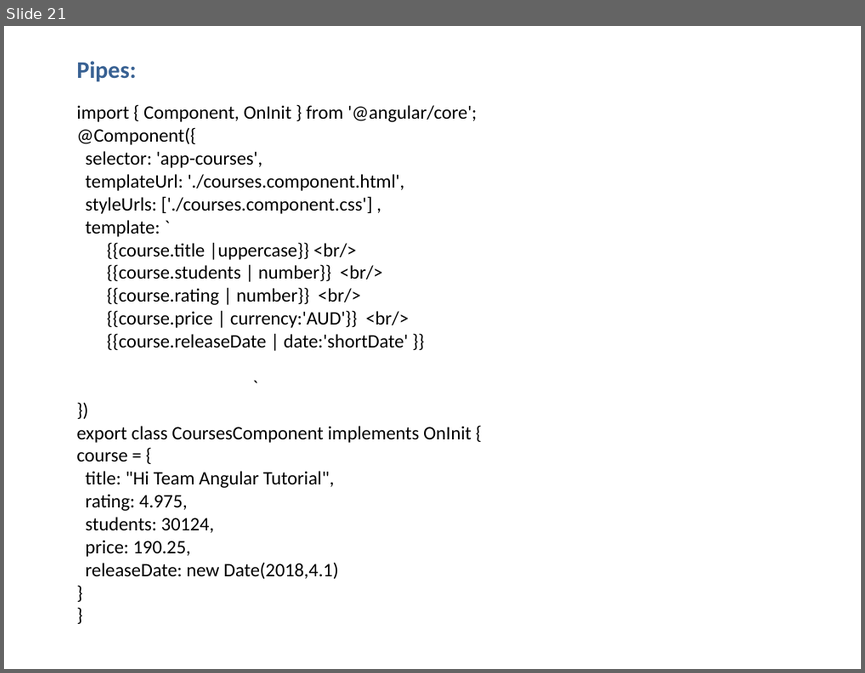
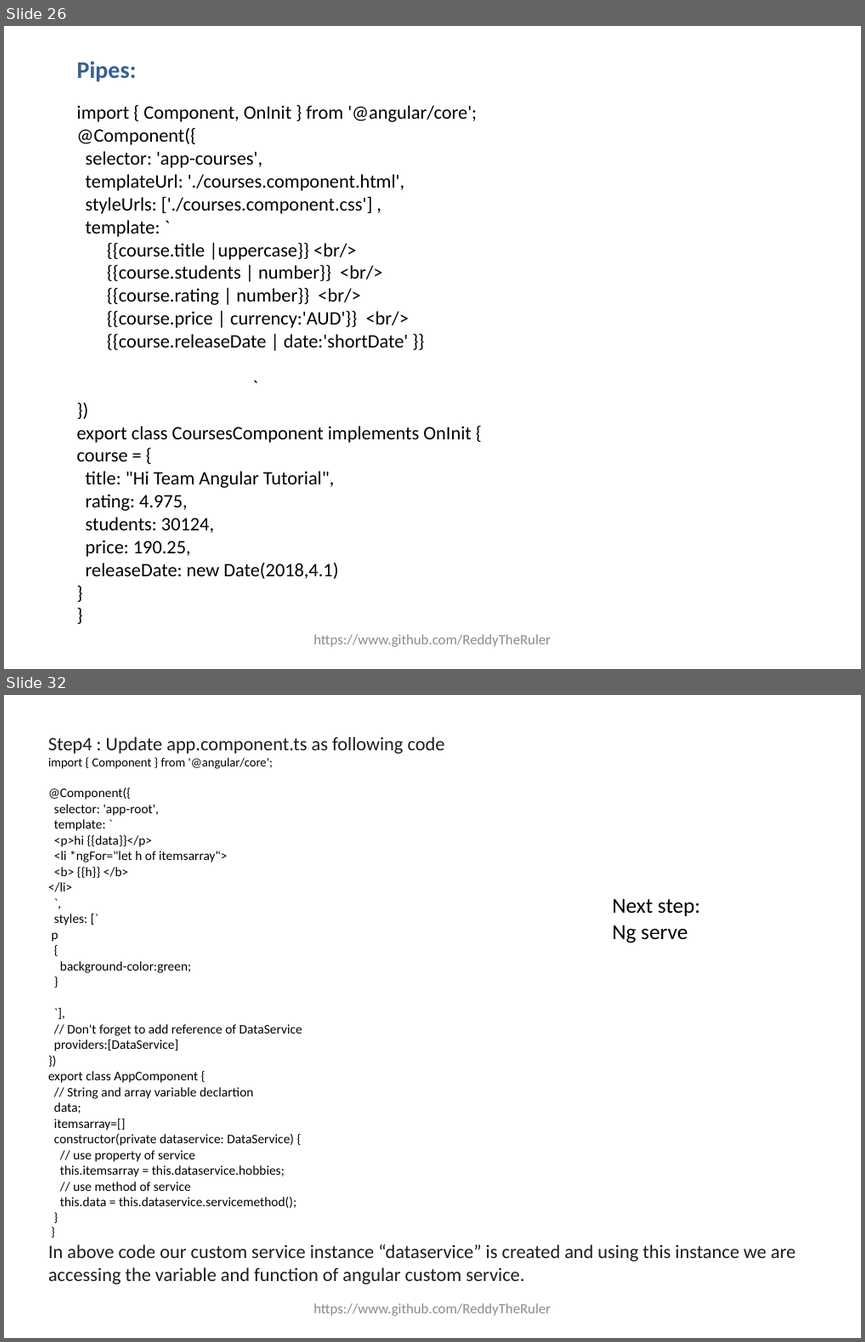
Before and after one commit to ReddyTheruler/Angular, a slide deck: Angular_PPT.pptx. Shown one above the other, each under a label of ours: slide 21 before the commit, slides 26 and 32 after it; the slides between them are not shown. The pictures are 865x673 and 865x1342 pixels, drawn with LibreOffice and Linux fonts; fonts in the diff are those of the drawing. Boxes give left, top, right and bottom in pixels: in the first picture for what was removed or moved away, otherwise in the second. Text is boxed around its words. In the diff, an @@ line names an element or a change of style, - is before the commit and + after.

```diff
--- a/Angular_PPT.pptx
+++ b/Angular_PPT.pptx
@@ slide 32 added at [4,695,861,1338], background #FFFFFF @@
@@ text added at [48,737,795,1284], 11 pt, text #000000 @@
+Step4 : Update app.component.ts as following code
+import { Component } from '@angular/core';
+@Component({
+selector: 'app-root',
+template: `
+<p>hi {{data}}</p>
+<li *ngFor="let h of itemsarray">
+<b> {{h}} </b>
+</li>
+`,
+styles: [`
+p
+{
+background-color:green;
+}
+`],
+// Don't forget to add reference of DataService
+providers:[DataService]
+})
+export class AppComponent {
+// String and array variable declartion
+data;
+itemsarray=[]
+constructor(private dataservice: DataService) {
+// use property of service
+this.itemsarray = this.dataservice.hobbies;
+// use method of service
+this.data = this.dataservice.servicemethod();
+}
+}
+In above code our custom service instance “dataservice” is created and using this instance we are
+accessing the variable and function of angular custom service.
@@ text added at [612,898,700,943], 18 pt, text #000000 @@
+Next step:
+Ng serve
@@ text added at [313,1303,551,1315], 12 pt, text #8C8C8C @@
+https://www.github.com/ReddyTheRuler
@@ what was slide 21 is now slide 26 @@
@@ slide 26 changed as well @@
@@ text added at [313,634,551,646], 12 pt, text #8C8C8C @@
+https://www.github.com/ReddyTheRuler
```
Also in this commit, not shown: 20 other slides changed, 10 other slides added, 1 slide removed.
